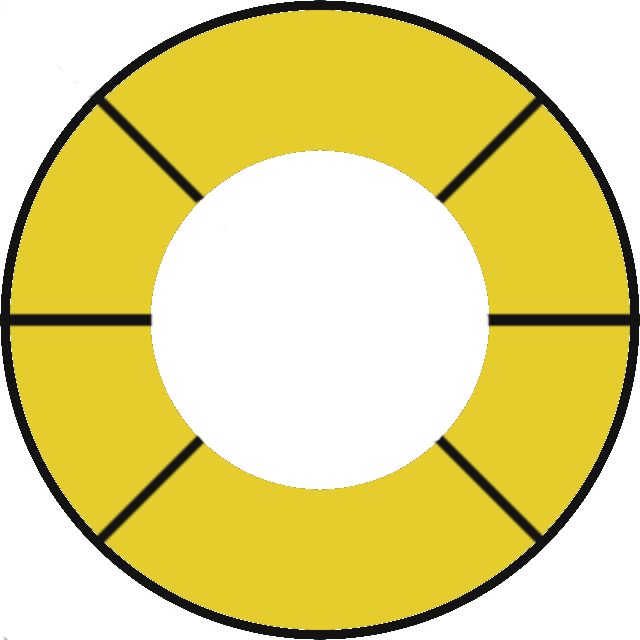
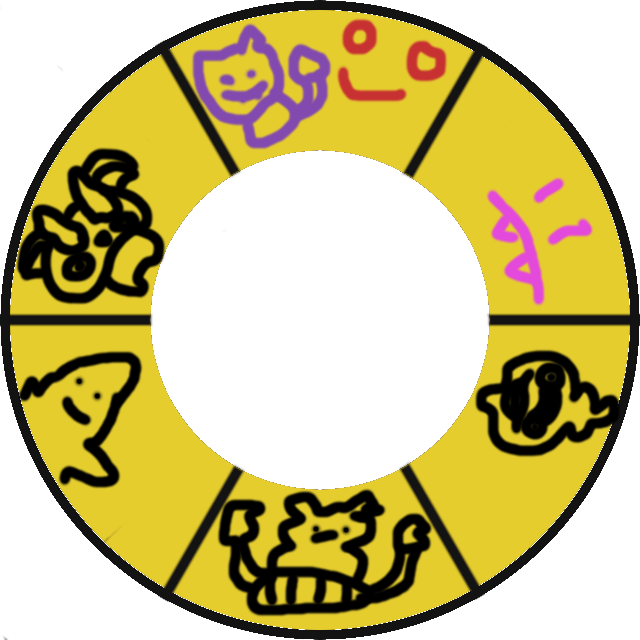
Layer changes from the first 640×640 image to the second:
showed "characters", painted on it over [15, 18, 622, 617]
removed layer "division" over [0, 18, 640, 617]
painted on "bg #1" over [0, 18, 640, 617]
